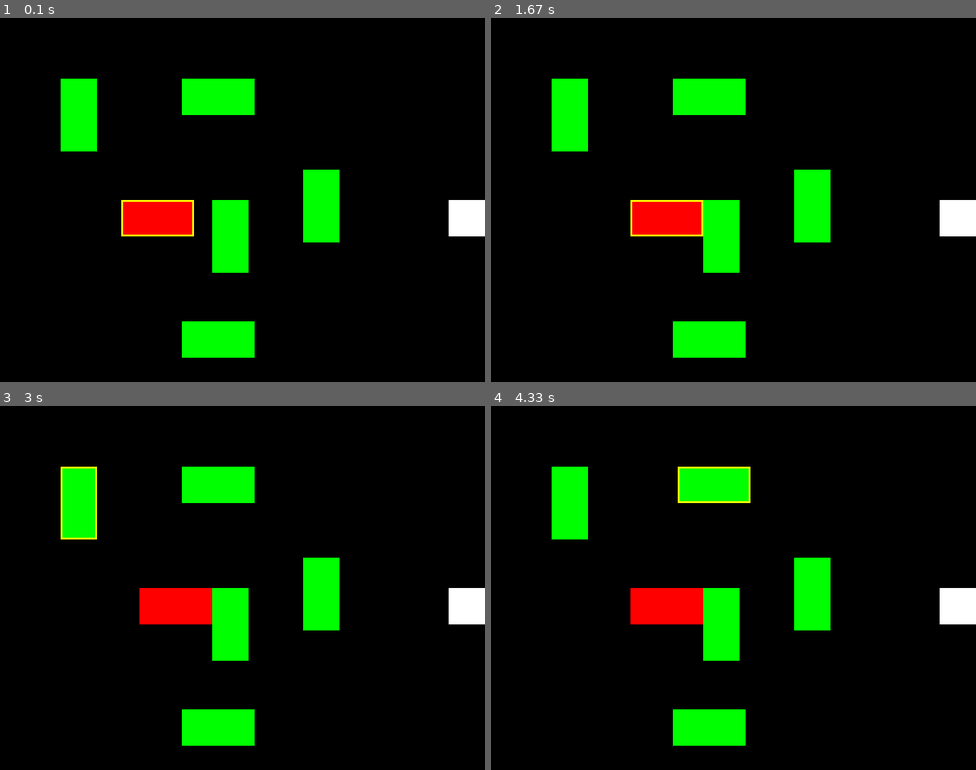
Above: before the commit, frames 1-4 (two rows, left to right).
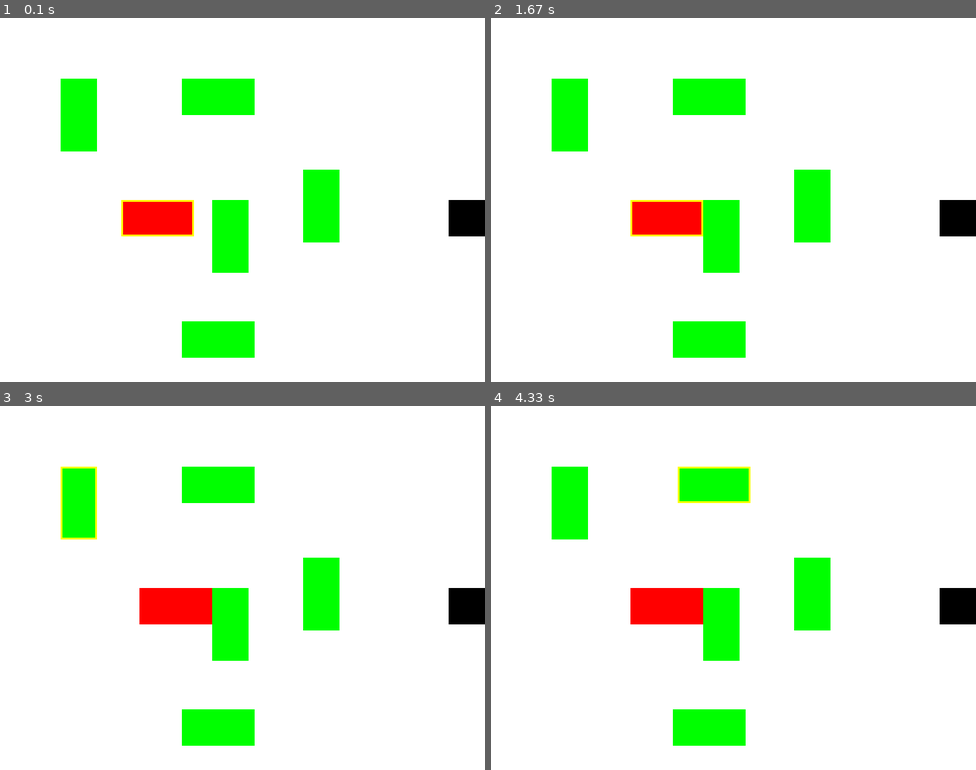
Above: after the commit, the same moments.

Repository: Axel1022/Car-Puzzle
Game: pygame game, started from Main.py
Same seed, same stepped clock (60 frames per second), same inputs: the game is played once before the commit and once after it.
Inputs (mouse positions are in pixels of both pictures, inside the frame that each line leads up to):
- Up to frame 1 (0.1 s): no input
- Up to frame 2 (1.67 s): hold 5 0.33-0.8 s; hold Right 0.33-0.8 s; hold 2 0.83-1.3 s; hold Right 0.83-1.3 s; tap 8 at 1.33 s
- Up to frame 3 (3 s): click (232, 624) at 1.72 s; click (174, 606) at 2.05 s; click (77, 504) at 2.88 s
- Up to frame 4 (4.33 s): click (709, 486) at 3.22 s; hold Right 3.5-3.97 s; hold Left from 4 s (still down)

The runs differ from the first frame. In frame 1, 91% of the frame differs, in the area x 0-100%, y 0-100%; in frame 2, 91%; in frame 3, 91%; in frame 4, 91%.

Commit message:
GC: Musica agregada

Diff:
--- a/Main.py
+++ b/Main.py
@@ -1,5 +1,6 @@
 import pygame
 import sys
+from music import MusicPlayer  # Asegúrate de que el archivo se llame `music_player.py`
 
 # Inicializar Pygame
 pygame.init()
@@ -13,9 +14,12 @@
 RED = (255, 0, 0)
 GREEN = (0, 255, 0)
 WHITE = (255, 255, 255)
-YELLOW = (255, 255, 0)  # Color para el borde del auto seleccionado
+YELLOW = (255, 255, 0)  # Color para el borde del carro seleccionado
 
-# Clase para los autos
+# Inicializar el reproductor de música
+music_player = MusicPlayer()
+
+# Clase para los carros
 class Car(pygame.sprite.Sprite):
     def __init__(self, color, width, height, x, y, direction):
         super().__init__()
@@ -30,7 +34,7 @@
         self.rect.x += x_change
         self.rect.y += y_change
 
-# Crear autos
+# Crear carros
 red_car = Car(RED, 120, 60, 200, 300, 'horizontal')
 green_cars = [
     Car(GREEN, 60, 120, 100, 100, 'vertical'),
@@ -48,8 +52,9 @@
 all_sprites.add(red_car)
 all_sprites.add(*green_cars)
 
-# Auto seleccionado
+# carro seleccionado
 selected_car = red_car
+
 
 # Bucle principal
 running = True
@@ -58,15 +63,22 @@
         if event.type == pygame.QUIT:
             running = False
         elif event.type == pygame.MOUSEBUTTONDOWN:
-            # Seleccionar un auto
+            # Seleccionar un carro
             pos = pygame.mouse.get_pos()
             for car in all_sprites:
                 if car.rect.collidepoint(pos):
                     selected_car = car
                     break
 
-    # Movimiento del auto seleccionado
+    # Movimiento del carro seleccionado y volumen
     keys = pygame.key.get_pressed()
+    if keys[pygame.K_KP2]: #Bajar volumen
+        music_player.vol_Down()
+    if keys[pygame.K_KP8]: #Subir volumen
+        music_player.vol_Up()
+    if keys[pygame.K_KP5]: #Mutear y desmutear volumen
+        music_player.muteORdemue()
+
     if selected_car:
         x_change = 0
         y_change = 0
@@ -81,7 +93,7 @@
             if keys[pygame.K_DOWN]:
                 y_change = 1
 
-        # Mover el auto y verificar colisiones
+        # Mover el carro y verificar colisiones
         if x_change != 0 or y_change != 0:
             selected_car.move(x_change, y_change)
             collision = pygame.sprite.spritecollideany(selected_car, all_sprites, collided=lambda x, y: x != y and pygame.sprite.collide_rect(x, y))
@@ -93,7 +105,7 @@
         print("¡Has llegado a la salida!")
         running = False
 
-    # Asegurar que los autos no salgan de la pantalla
+    # Asegurar que los carros no salgan de la pantalla
     for car in all_sprites:
         if car.rect.left < 0:
             car.rect.left = 0
@@ -105,11 +117,11 @@
             car.rect.bottom = 600
 
     # Dibujar todo
-    screen.fill(BLACK)
-    pygame.draw.rect(screen, WHITE, exit_rect)  # Dibujar la salida
+    screen.fill(WHITE)
+    pygame.draw.rect(screen, BLACK, exit_rect)  # Dibujar la salida
     all_sprites.draw(screen)
 
-    # Dibujar un borde alrededor del auto seleccionado
+    # Dibujar un borde alrededor del carro seleccionado
     if selected_car:
         pygame.draw.rect(screen, YELLOW, selected_car.rect, 3)
 
--- /dev/null
+++ b/music.py
@@ -0,0 +1,32 @@
+import pygame
+
+class MusicPlayer(object):
+    def __init__(self):
+        pygame.init()
+        self.music_channel = pygame.mixer.Channel(0)  # Usar el canal 0 para la música
+        self.sound_effects_channel = pygame.mixer.Channel(1)  # Usar el canal 1 para los efectos de sonido
+        self.music_channel.play(pygame.mixer.Sound("assets/Sonidos/Fast_Furious-Tokyo.wav"), loops=-1)
+        self.current_volume = 0.5  # Volumen inicial entre 0.0 y 1.0
+        self.set_volume(self.current_volume)
+
+    def set_volume(self, volume):
+        # Asegurarse de que el volumen esté en el rango de 0.0 a 1.0
+        volume = max(0.0, min(1.0, volume))
+        self.music_channel.set_volume(volume)
+
+    def vol_Up(self):
+        if self.current_volume < 1.0:
+            self.current_volume += 0.1
+            self.set_volume(self.current_volume)
+
+    def vol_Down(self):
+        if self.current_volume > 0.0:
+            self.current_volume -= 0.1
+            self.set_volume(self.current_volume)
+
+    def muteORdemue(self):
+        if self.current_volume == 0.0:
+            self.current_volume = 0.5  # Restaurar el volumen a la mitad
+        else:
+            self.current_volume = 0.0  # Silenciar el volumen
+        self.set_volume(self.current_volume)
Not shown, added: assets/Sonidos/Fast_Furious-Tokyo.wav
